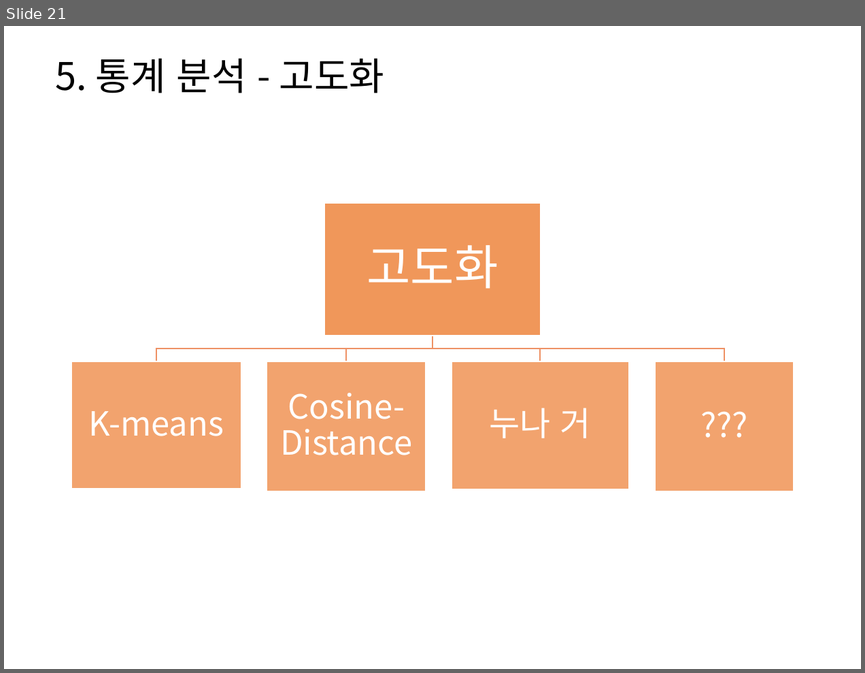
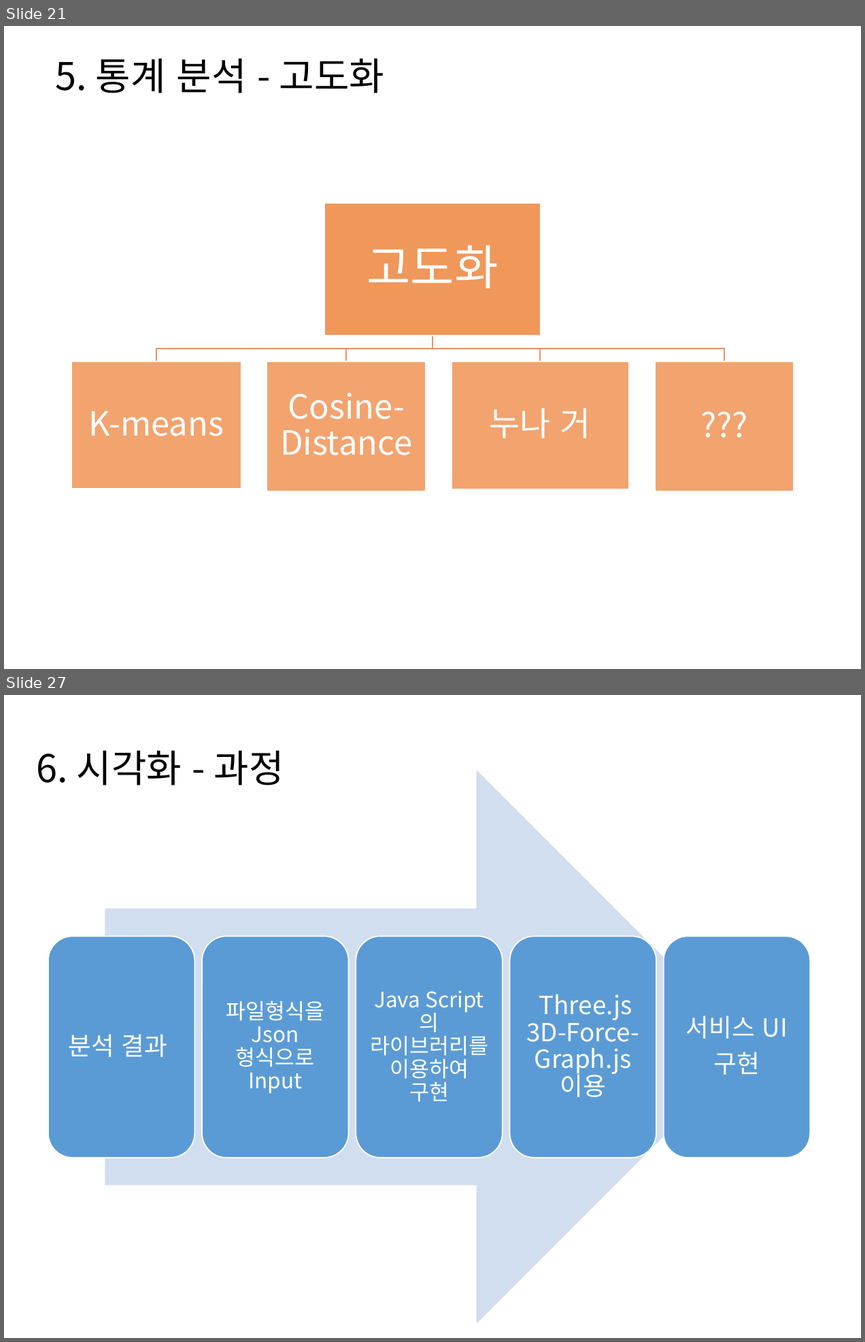
Before and after one commit to HaYongdae/issuewhatshow, a slide deck: doc/최종 PPT.pptx. Shown one above the other, each under a label of ours: slide 21 before the commit, slides 21 and 27 after it; the slides between them are not shown. The pictures are 865x673 and 865x1342 pixels, drawn with LibreOffice and Linux fonts; fonts in the diff are those of the drawing. Boxes give left, top, right and bottom in pixels: in the first picture for what was removed or moved away, otherwise in the second. Text is boxed around its words. In the diff, an @@ line names an element or a change of style, - is before the commit and + after.

Commit message:
시각화까지

```diff
--- a/doc/최종 PPT.pptx
+++ b/doc/최종 PPT.pptx
@@ slide 27 added at bbox=[4, 695, 861, 1338], background #FFFFFF @@
@@ text added at bbox=[36, 750, 284, 785], 32 pt, text #000000 @@
+6. 시각화 - 과정
@@ group added at bbox=[49, 770, 810, 1324]: 5 rounded rectangles, 5 texts, 1 right arrow @@
+분석 결과
+파일형식을 Json 형식으로 Input
+Java Script의 라이브러리를 이용하여 구현
+Three.js
+3D-Force-Graph.js 이용
+서비스 UI
+구현
```
Also in this commit, not shown: 8 slides changed, 9 other slides added, 4 slides removed.
